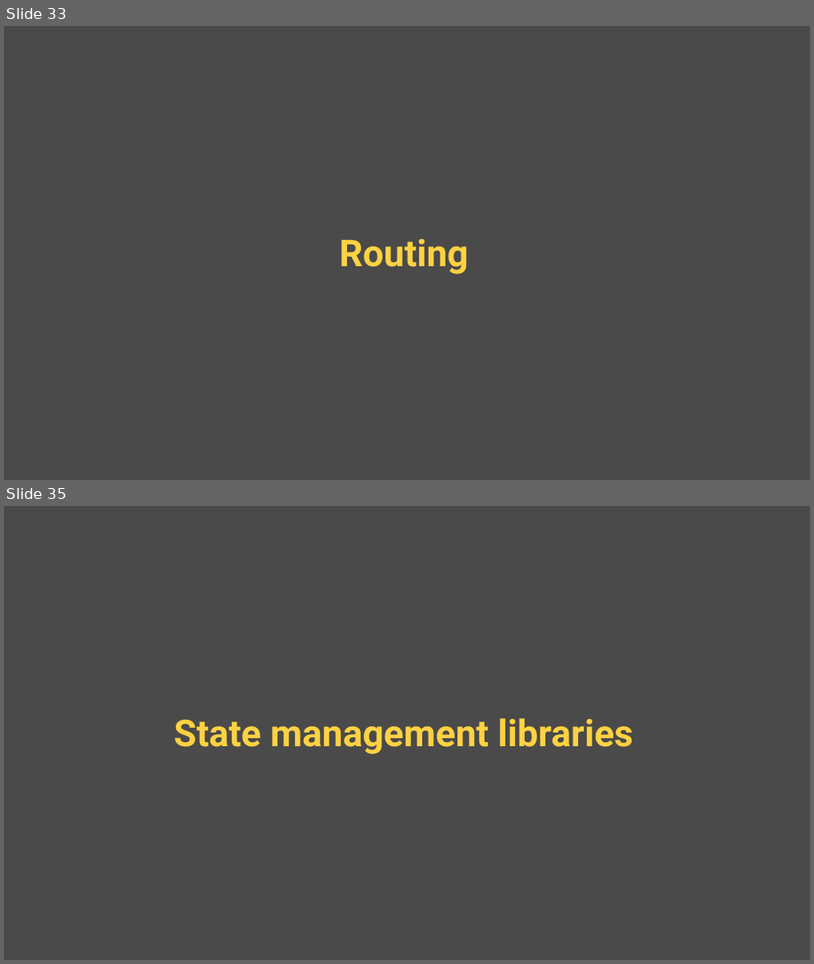
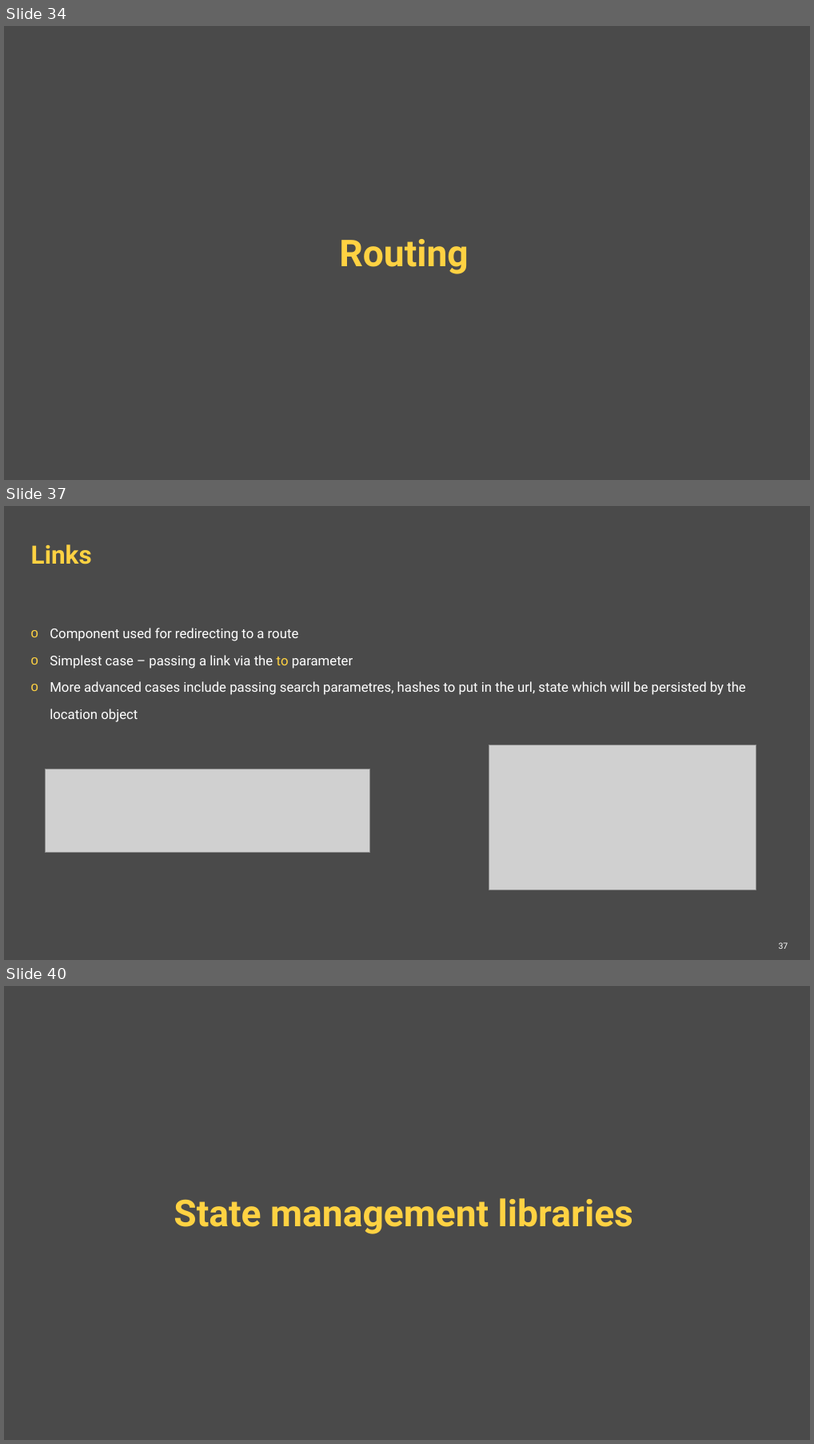
Before and after one commit to ppuzio/react-course-examples, a slide deck: React BEST course.pptx. Shown one above the other, each under a label of ours: slides 33 and 35 before the commit, slides 34, 37 and 40 after it; the slides between them are not shown. The pictures are 814x964 and 814x1444 pixels, drawn with LibreOffice and Linux fonts; fonts in the diff are those of the drawing; grey boxes stand for pictures; background and template pictures are left out. Boxes give left, top, right and bottom in pixels: in the first picture for what was removed or moved away, otherwise in the second. Text is boxed around its words. In the diff, an @@ line names an element or a change of style, - is before the commit and + after.

Commit message:
react-router + some changes to live coded example

```diff
--- a/React BEST course.pptx
+++ b/React BEST course.pptx
@@ slide 37 added at (4,506,810,960), background #4A4A4A @@
@@ title added at (31,544,92,564), 30 pt, text #FFD242, bold @@
+Links
@@ text added at (50,628,746,722), 16 pt, text #FFFFFF @@
+o Component used for redirecting to a route
+o Simplest case – passing a link via the to parameter
+o More advanced cases include passing search parametres, hashes to put in the url, state which will be persisted by the location object
@@ picture added at (490,745,757,889) @@
@@ picture added at (45,769,370,852) @@
@@ page number added at (779,942,789,948), 10 pt, text #FFFFFF @@
+37
@@ what was slide 33 is now slide 34 @@
@@ what was slide 35 is now slide 40 @@
```
Also in this commit, not shown: 1 slide changed, 4 other slides added, 4 other files.
